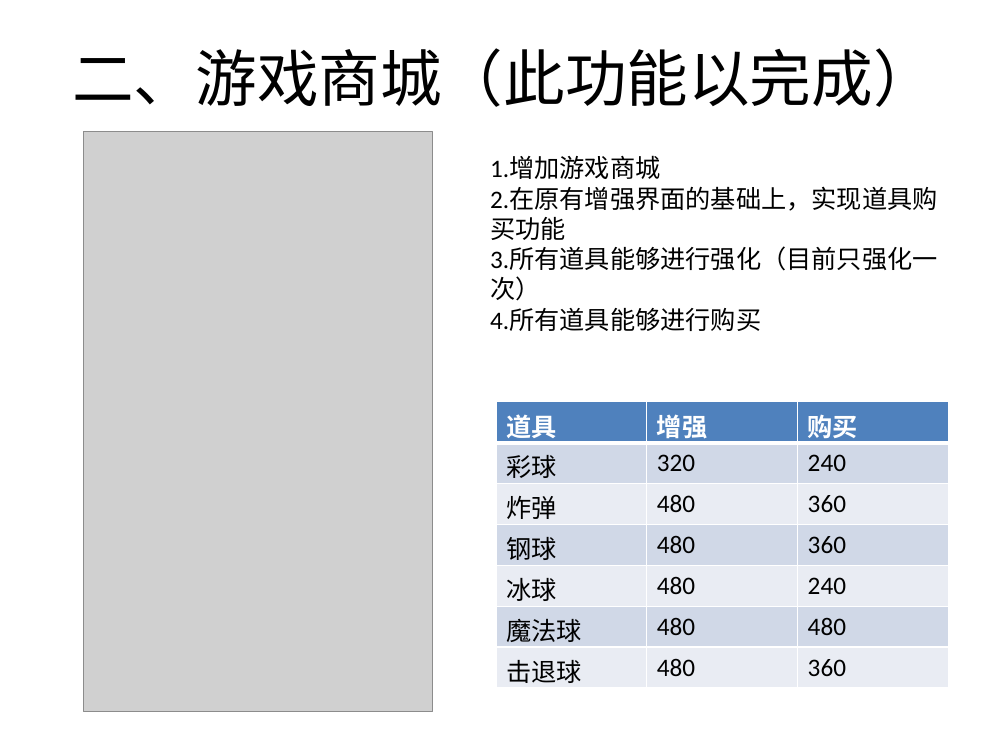
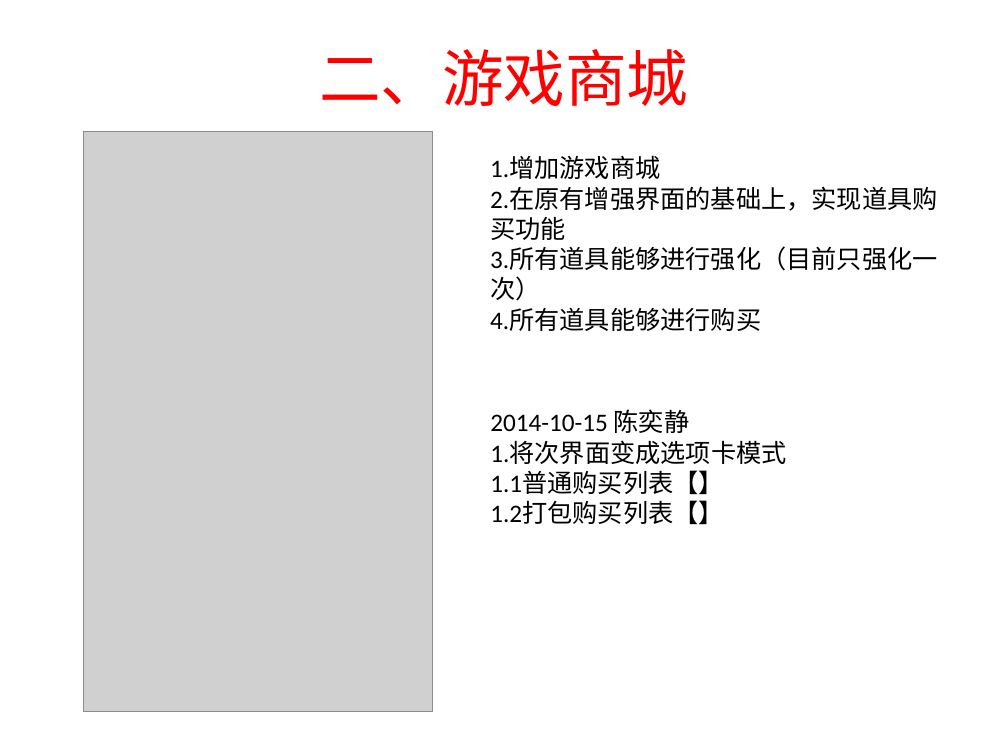
Before and after one commit to jiangdaisong/WorkInDingJi, a slide deck: slide 3 of 无尽之巢策划案.pptx. Drawn at 1008x756 pixels with LibreOffice and Linux fonts; fonts in the diff are those of the drawing; grey boxes stand for pictures. Boxes give left, top, right and bottom in pixels: in the first picture for what was removed or moved away, otherwise in the second. Text is boxed around its words. In the diff, an @@ line names an element or a change of style, - is before the commit and + after.

```diff
--- a/无尽之巢策划案.pptx
+++ b/无尽之巢策划案.pptx
@@ title at (x1=319, y1=49, x2=689, y2=106): text changed; text colour #000000 to #FF0000 @@
-二、游戏商城（此功能以完成）
+二、游戏商城
@@ text added at (x1=490, y1=409, x2=786, y2=525), 18 pt, text #000000 @@
+2014-10-15 陈奕静
+1.将次界面变成选项卡模式
+1.1普通购买列表【】
+1.2打包购买列表【】
@@ table removed at (x1=496, y1=402, x2=950, y2=688), 7 rows, 3 columns @@
-道具 | 增强 | 购买
-彩球 | 320 | 240
-炸弹 | 480 | 360
-钢球 | 480 | 360
-冰球 | 480 | 240
-魔法球 | 480 | 480
-击退球 | 480 | 360
```
Also in this commit, not shown: 1 other slide changed, 2 slides added, 4 other files.
